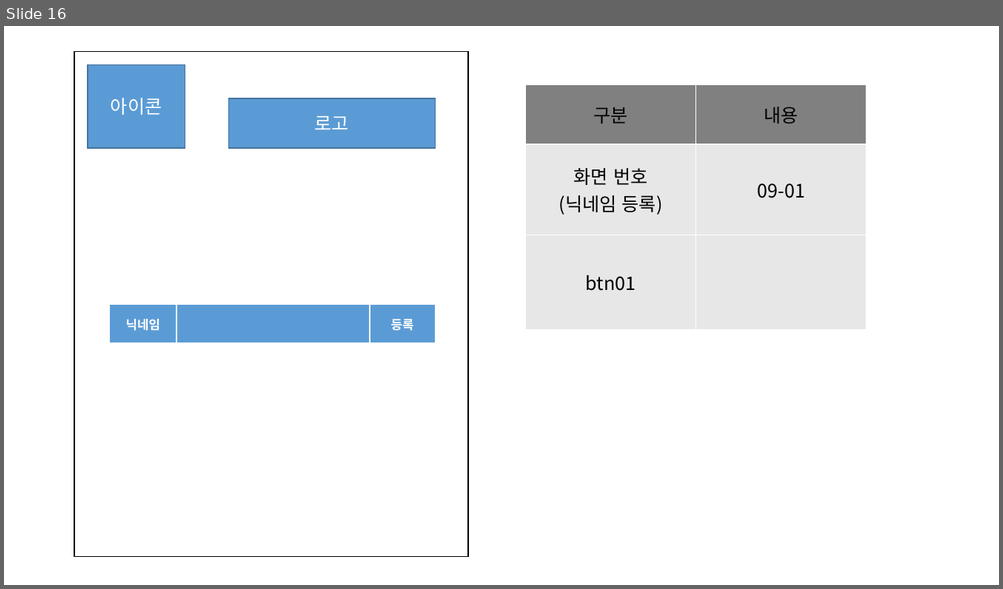
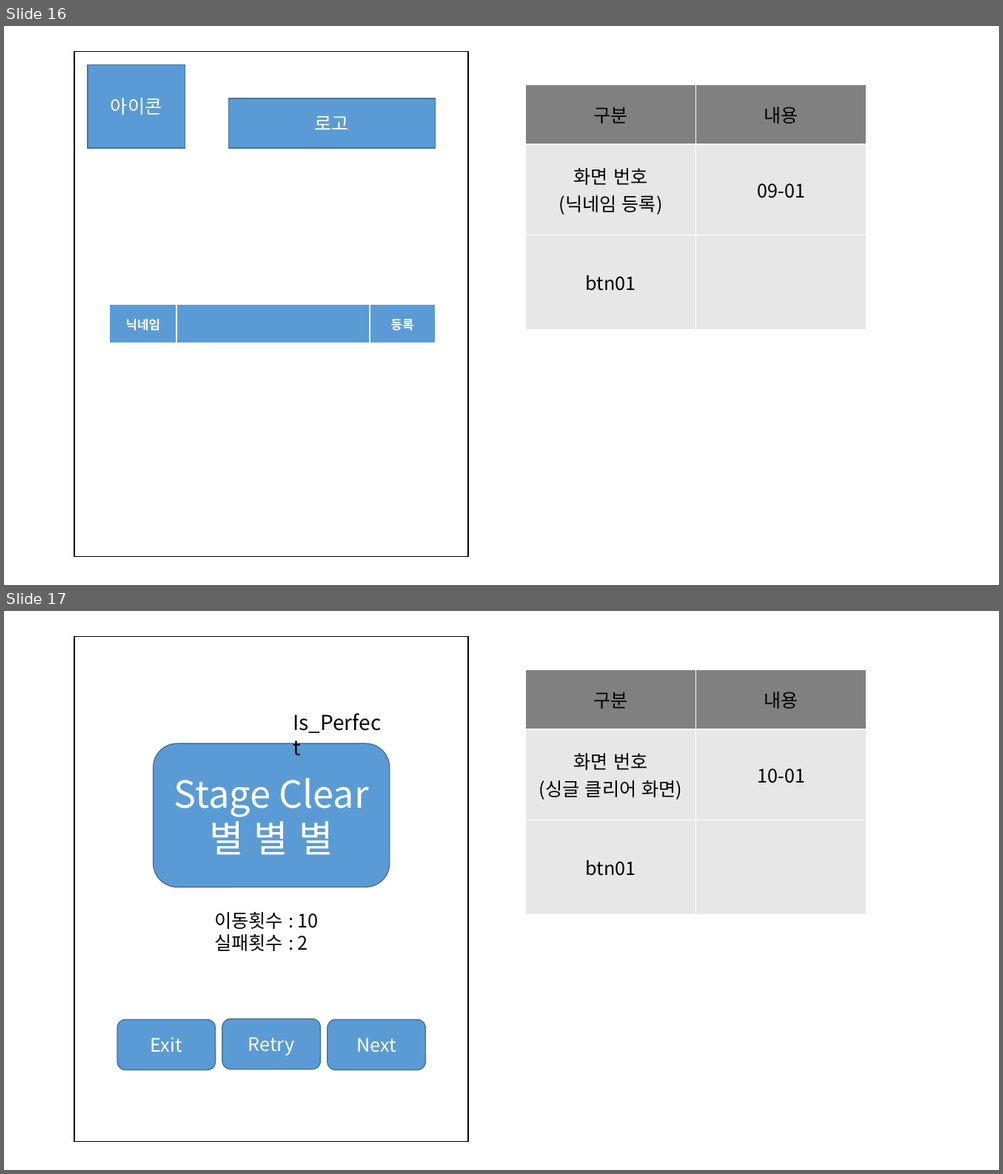
Before and after one commit to Maze-of-memories/origin, a slide deck: 화면정의서.pptx. Shown one above the other, each under a label of ours: slide 16 before the commit, slides 16 and 17 after it. The pictures are 1003x589 and 1003x1174 pixels, drawn with LibreOffice and Linux fonts; fonts in the diff are those of the drawing. Boxes give left, top, right and bottom in pixels: in the first picture for what was removed or moved away, otherwise in the second. Text is boxed around its words. In the diff, an @@ line names an element or a change of style, - is before the commit and + after.

Commit message:
scroll & game clear imprement

```diff
--- a/화면정의서.pptx
+++ b/화면정의서.pptx
@@ slide 17 added at [4,611,999,1170], background #FFFFFF @@
@@ rectangle added at [74,636,468,1142], fill #FFFFFF, outline #000000 1 pt @@
@@ table added at [526,670,866,915], 3 rows, 2 columns @@
+구분 | 내용
+화면 번호 (싱글 클리어 화면) | 10-01
+btn01 | 
@@ text added at [293,713,381,733], 20 pt, text #000000 @@
+Is_Perfect
@@ rounded rectangle added at [153,743,390,888], fill #5B9BD5, outline #43739E 1 pt, 36 pt, text #FFFFFF @@
+Stage Clear
+별 별 별
@@ text added at [214,912,318,951], 18 pt, text #000000 @@
+이동횟수 : 10
+실패횟수 : 2
@@ rounded rectangle added at [117,1020,215,1071], fill #5B9BD5, outline #43739E 1 pt, 18 pt, text #FFFFFF @@
+Exit
@@ rounded rectangle added at [222,1019,320,1070], fill #5B9BD5, outline #43739E 1 pt, 18 pt, text #FFFFFF @@
+Retry
@@ rounded rectangle added at [327,1020,425,1071], fill #5B9BD5, outline #43739E 1 pt, 18 pt, text #FFFFFF @@
+Next
```
Also in this commit, not shown: 10 other files.
